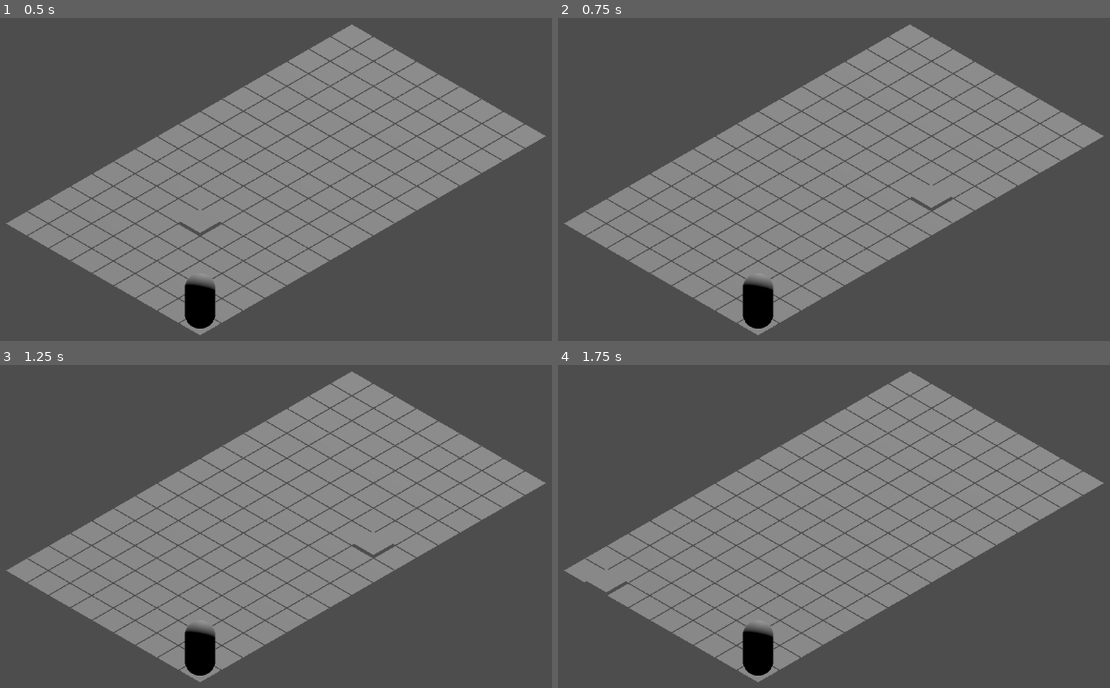
Above: before the commit, frames 1-4 (two rows, left to right).
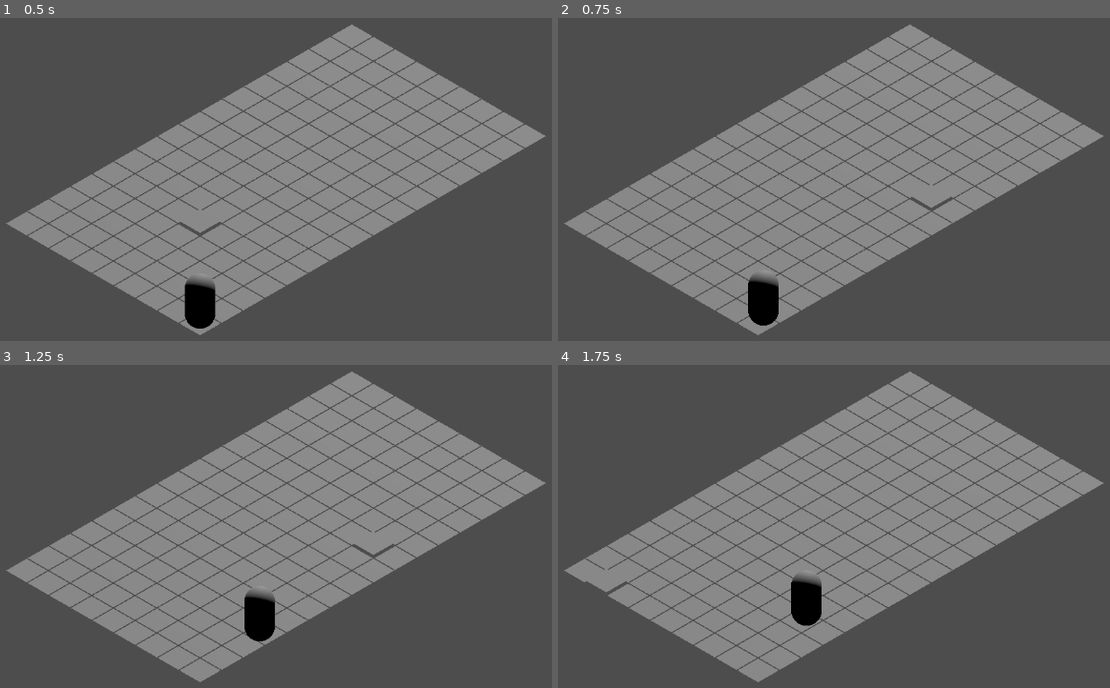
Above: after the commit, the same moments.

Repository: Onni345/Epoch
Game: Godot game, scene res://src/scenes/main.tscn
Two runs of this game, one before a commit and one after it. Both use one fixed random seed, a clock stepped at 60 frames per second and the inputs below.
Inputs (mouse positions are in pixels of both pictures, inside the frame that each line leads up to):
- Up to frame 1 (0.5 s): no input
- Up to frame 2 (0.75 s): tap Enter (ui_accept) at 0.5, 0.6 s; move the mouse to (927, 189) at 0.52 s; hold Right (ui_right) from 0.53 s (still down); click (927, 189) at 0.67 s
- Up to frame 3 (1.25 s): keep holding Right (ui_right); tap Enter (ui_accept) at 0.77, 1.07 s
- Up to frame 4 (1.75 s): move the mouse to (607, 581) at 1.27 s; release Right (ui_right) at 1.28 s; hold Down (ui_down) from 1.28 s (still down); tap Enter (ui_accept) at 1.35, 1.52 s; click (607, 581) at 1.42 s

Frame 1 is identical in both runs. In frame 2, 0.5% of the frame differs, in the area x 33-40%, y 79-97%; in frame 3, 1.6%; in frame 4, 1.6%, in the area x 33-48%, y 64-97%.

Commit message:
cursor-pos-based astar path finding (character movement p2)

Diff:
--- /dev/null
+++ b/src/scenes/chef.gd
@@ -0,0 +1,45 @@
+extends CharacterBody3D
+
+const EPS = 0.05
+var movement_waypoints: Array[Vector3] = []
+@export var movement_speed: float = 5.0
+
+func move(new_path: Array[Vector3]) -> void:
+	movement_waypoints = new_path
+
+func _process(delta: float) -> void:
+	if movement_waypoints.is_empty():
+		return
+
+	var next_target = movement_waypoints[0]
+	global_position = global_position.move_toward(next_target, movement_speed * delta)
+
+	if global_position.distance_to(next_target) < EPS:
+		movement_waypoints.pop_front()
+
+# unneeded since no physics
+#const SPEED = 5.0
+#const JUMP_VELOCITY = 4.5
+#
+#
+#func _physics_process(delta: float) -> void:
+	## Add the gravity.
+	#if not is_on_floor():
+		#velocity += get_gravity() * delta
+#
+	## Handle jump.
+	#if Input.is_action_just_pressed("ui_accept") and is_on_floor():
+		#velocity.y = JUMP_VELOCITY
+#
+	## Get the input direction and handle the movement/deceleration.
+	## As good practice, you should replace UI actions with custom gameplay actions.
+	#var input_dir := Input.get_vector("ui_left", "ui_right", "ui_up", "ui_down")
+	#var direction := (transform.basis * Vector3(input_dir.x, 0, input_dir.y)).normalized()
+	#if direction:
+		#velocity.x = direction.x * SPEED
+		#velocity.z = direction.z * SPEED
+	#else:
+		#velocity.x = move_toward(velocity.x, 0, SPEED)
+		#velocity.z = move_toward(velocity.z, 0, SPEED)
+#
+	#move_and_slide()
--- a/src/scenes/grid_manager.gd
+++ b/src/scenes/grid_manager.gd
@@ -15,10 +15,22 @@
 
 func world_to_grid(world_pos: Vector3) -> Vector2i:
 
-	var x = floor(world_pos.x / cell_size + grid_size.x) - grid_size.x
-	var z = floor(world_pos.z / cell_size + grid_size.y) - grid_size.y
+	var x = floor(world_pos.x / cell_size)
+	var z = floor(world_pos.z / cell_size)
 
 	return Vector2i(x, z)
+
+func grid_to_world(coords: Vector2i) -> Vector3:
+	var world_x = coords.x * cell_size + (cell_size / 2.0)
+	var world_z = coords.y * cell_size + (cell_size / 2.0)
+	return Vector3(world_x, 0, world_z)
+
+func grid_to_world_PLAYER(coords: Vector2i) -> Vector3:
+	var world_x = coords.x * cell_size + (cell_size / 2.0)
+	var world_z = coords.y * cell_size + (cell_size / 2.0)
+
+	# keep the player above tiles
+	return Vector3(world_x, 0.9, world_z)
 
 func generate_grid_visuals() -> void:
 	for x in grid_size.x:
--- a/src/scenes/input_manager.gd
+++ b/src/scenes/input_manager.gd
@@ -2,6 +2,8 @@
 
 @onready var camera: Camera3D = $"../Camera3D"
 @onready var grid_manager: Node3D = $"../GridManager"
+@onready var chef: Node3D = $"../Chef"
+@onready var nav_manager: Node3D = $"../NavManager"
 
 var last_hovered_coord: Vector2i = Vector2i(-999, -999)
 
@@ -9,6 +11,22 @@
 func _ready() -> void:
 	pass # Replace with function body.
 
+func _input(event):
+	if event is InputEventMouseButton:
+		if event.button_index == MOUSE_BUTTON_LEFT and event.pressed:
+			var requested_grid_coord = get_mouse_grid_position()
+			var chef_pos_2D = grid_manager.world_to_grid(chef.position)
+
+			if (requested_grid_coord != chef_pos_2D) and requested_grid_coord != Vector2i(-1, -1):
+				var grid_path = nav_manager.get_navigation_path(chef_pos_2D, requested_grid_coord)
+
+				var world_waypoints: Array[Vector3] = []
+				for coord in grid_path:
+					var world_pos = grid_manager.grid_to_world_PLAYER(coord)
+					world_waypoints.append(world_pos)
+
+				if not world_waypoints.is_empty():
+					chef.move(world_waypoints)
 
 # Called every frame. 'delta' is the elapsed time since the previous frame.
 func _process(delta: float) -> void:
--- a/src/scenes/main.tscn
+++ b/src/scenes/main.tscn
@@ -1,7 +1,9 @@
 [gd_scene format=3 uid="uid://dt7w6dhi0om7h"]
 
 [ext_resource type="Script" uid="uid://8si6vgqc5bxo" path="res://src/scenes/grid_manager.gd" id="1_kkvs4"]
+[ext_resource type="Script" uid="uid://cevj46exbpm6n" path="res://src/scenes/nav_manager.gd" id="2_32aa5"]
 [ext_resource type="Script" uid="uid://2gko715kaj8t" path="res://src/scenes/input_manager.gd" id="2_rr2wm"]
+[ext_resource type="Script" uid="uid://btcmc2hh2qnwe" path="res://src/scenes/chef.gd" id="3_5dlwx"]
 
 [sub_resource type="CapsuleShape3D" id="CapsuleShape3D_1fxj6"]
 
@@ -33,9 +35,12 @@
 script = ExtResource("1_kkvs4")
 
 [node name="NavManager" type="Node3D" parent="SubViewportContainer/SubViewport/GameWorld" unique_id=469831101]
+visible = false
+script = ExtResource("2_32aa5")
 
 [node name="Chef" type="CharacterBody3D" parent="SubViewportContainer/SubViewport/GameWorld" unique_id=1484522133]
 transform = Transform3D(1, 0, 0, 0, 1, 0, 0, 0, 1, 0.5, 0.9, 0.5)
+script = ExtResource("3_5dlwx")
 
 [node name="CollisionShape3D" type="CollisionShape3D" parent="SubViewportContainer/SubViewport/GameWorld/Chef" unique_id=1008707742]
 shape = SubResource("CapsuleShape3D_1fxj6")
--- /dev/null
+++ b/src/scenes/nav_manager.gd
@@ -0,0 +1,20 @@
+extends Node3D
+
+@onready var astar_grid = AStarGrid2D.new()
+
+# Called when the node enters the scene tree for the first time.
+func _ready() -> void:
+	astar_grid.region = Rect2i(0, 0, 9, 16)
+	astar_grid.cell_size = Vector2i(1, 1)
+	astar_grid.diagonal_mode = AStarGrid2D.DIAGONAL_MODE_ONLY_IF_NO_OBSTACLES
+	astar_grid.update()
+
+# Called every frame. 'delta' is the elapsed time since the previous frame.
+func _process(delta: float) -> void:
+	pass
+
+func get_navigation_path(start: Vector2i, end: Vector2i) -> Array[Vector2i]:
+	# bounds check
+	if astar_grid.is_in_bounds(start.x, start.y) and astar_grid.is_in_bounds(end.x, end.y):
+		return astar_grid.get_id_path(start, end)
+	return []
Not shown, added: src/scenes/chef.gd.uid
Not shown, added: src/scenes/nav_manager.gd.uid
